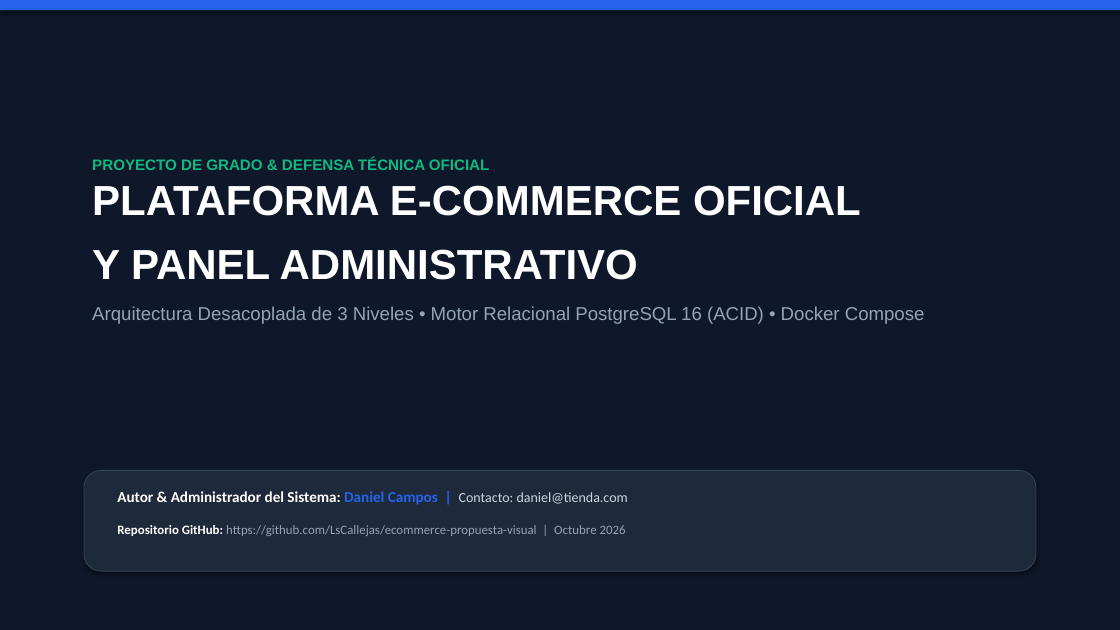
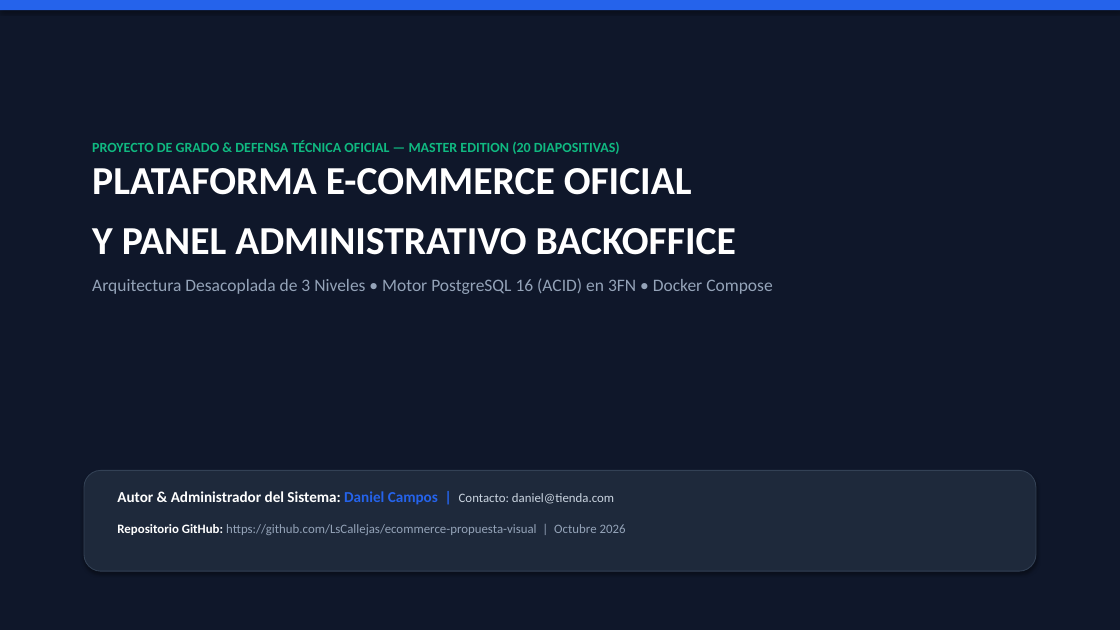
Before and after one commit to LsCallejas/ecommerce-propuesta-visual, a slide deck: slide 1 of docs/presentations/PRESENTACION_ECOMMERCE_Y_BASE_DE_DATOS_DANIEL_CAMPOS.pptx. Drawn at 1120x630 pixels with LibreOffice and Linux fonts; fonts in the diff are those of the drawing. Boxes give left, top, right and bottom in pixels: in the first picture for what was removed or moved away, otherwise in the second. Text is boxed around its words. In the diff, an @@ line names an element or a change of style, - is before the commit and + after.

Commit message:
feat(presentation): expand master deck to 20 comprehensive slides with in-depth architecture, code, DB, and sequence diagrams

```diff
--- a/docs/presentations/PRESENTACION_ECOMMERCE_Y_BASE_DE_DATOS_DANIEL_CAMPOS.pptx
+++ b/docs/presentations/PRESENTACION_ECOMMERCE_Y_BASE_DE_DATOS_DANIEL_CAMPOS.pptx
@@ text at [92,140,772,294]: text changed; size 16 to 15 pt; font Arial to Calibri @@
-PROYECTO DE GRADO & DEFENSA TÉCNICA OFICIAL
-PLATAFORMA E-COMMERCE OFICIAL
-Y PANEL ADMINISTRATIVO
-Arquitectura Desacoplada de 3 Niveles • Motor Relacional PostgreSQL 16 (ACID) • Docker Compose
+PROYECTO DE GRADO & DEFENSA TÉCNICA OFICIAL — MASTER EDITION (20 DIAPOSITIVAS)
+PLATAFORMA E-COMMERCE OFICIAL
+Y PANEL ADMINISTRATIVO BACKOFFICE
+Arquitectura Desacoplada de 3 Niveles • Motor PostgreSQL 16 (ACID) en 3FN • Docker Compose
@@ text at [117,491,614,505]: size 12 to 11 pt in "Contacto: daniel@tienda.com" @@
```
Also in this commit, not shown: 5 other slides changed, 14 slides added, 3 slides removed, 2 other files.
